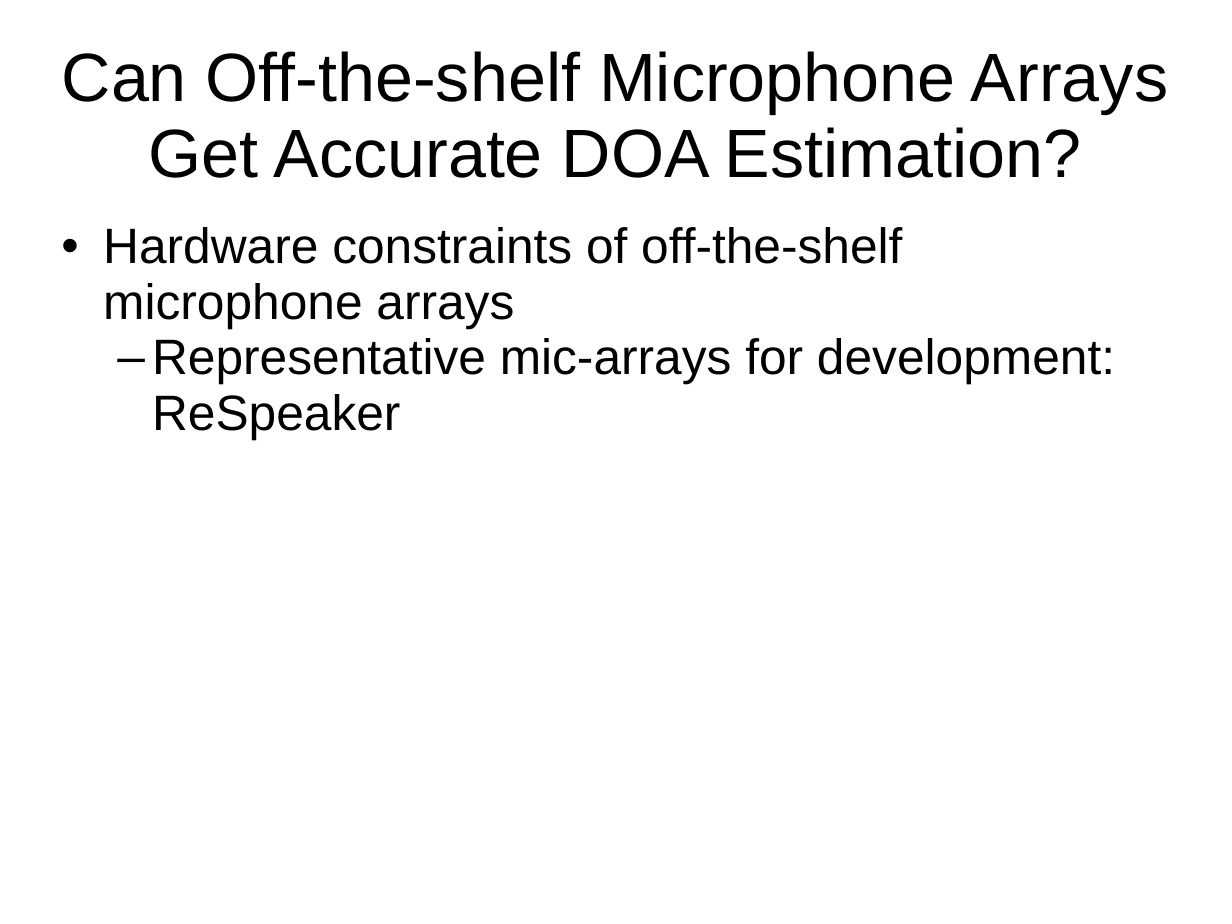
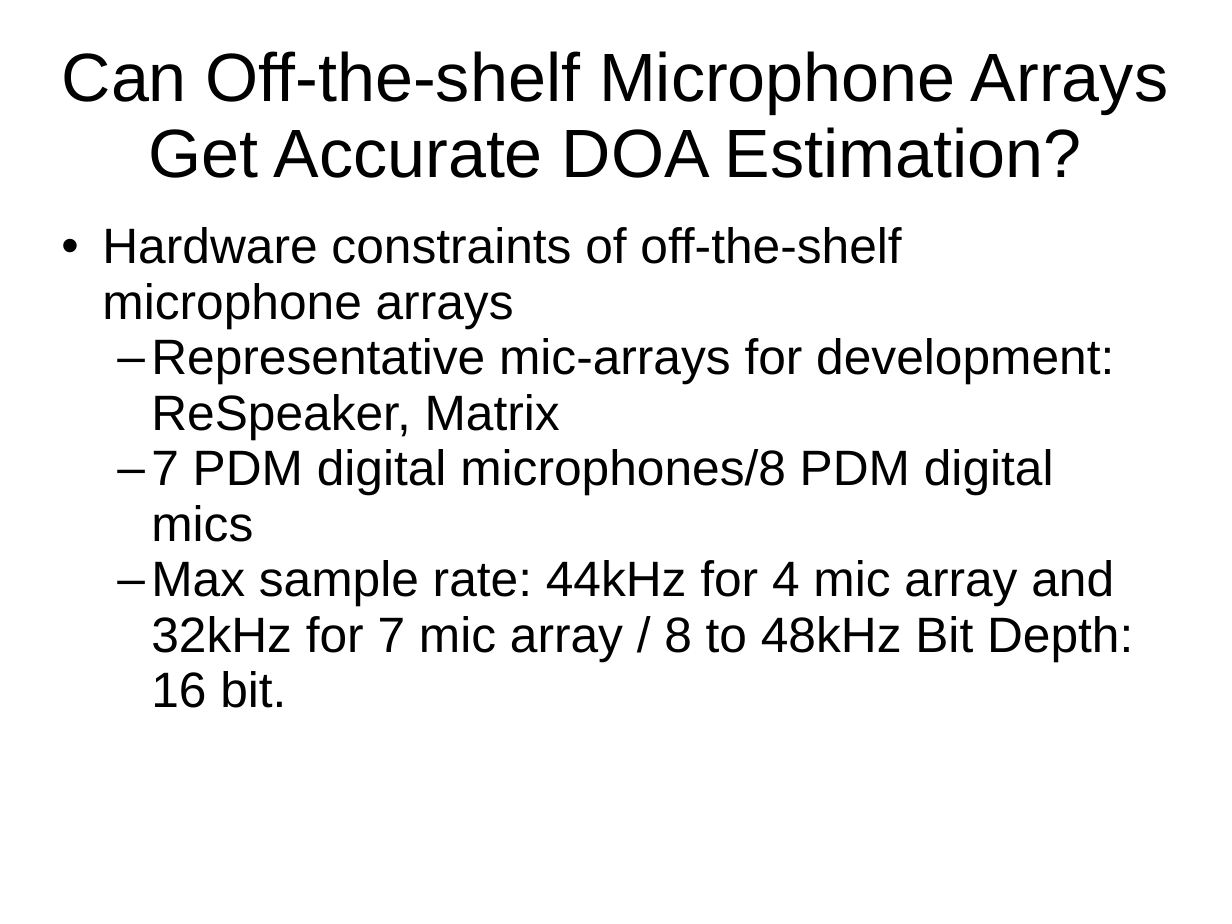
Before and after one commit to HSID/Ubuntu-Desktop, a slide deck: slide 11 of Enhanced-Smart-Home-Assistant.ppt. Drawn at 1232x924 pixels with LibreOffice and Linux fonts; fonts in the diff are those of the drawing. Boxes give left, top, right and bottom in pixels: in the first picture for what was removed or moved away, otherwise in the second. Text is boxed around its words. In the diff, an @@ line names an element or a change of style, - is before the commit and + after.

Commit message:
Update Tasks, ESHA, KnowledgeBin. Add Understanding_PDM_Digital_Audio

```diff
--- a/Enhanced-Smart-Home-Assistant.ppt
+++ b/Enhanced-Smart-Home-Assistant.ppt
@@ subtitle at [151,338,1133,708]: text changed @@
-  – Representative mic-arrays for development: ReSpeaker
+  – Representative mic-arrays for development: ReSpeaker, Matrix
+  – 7 PDM digital microphones/8 PDM digital mics
+  – Max sample rate: 44kHz for 4 mic array and 32kHz for 7 mic array / 8 to 48kHz Bit Depth: 16 bit.
```
Also in this commit, not shown: 16 other slides changed, 8 slides added, 3 other files.
